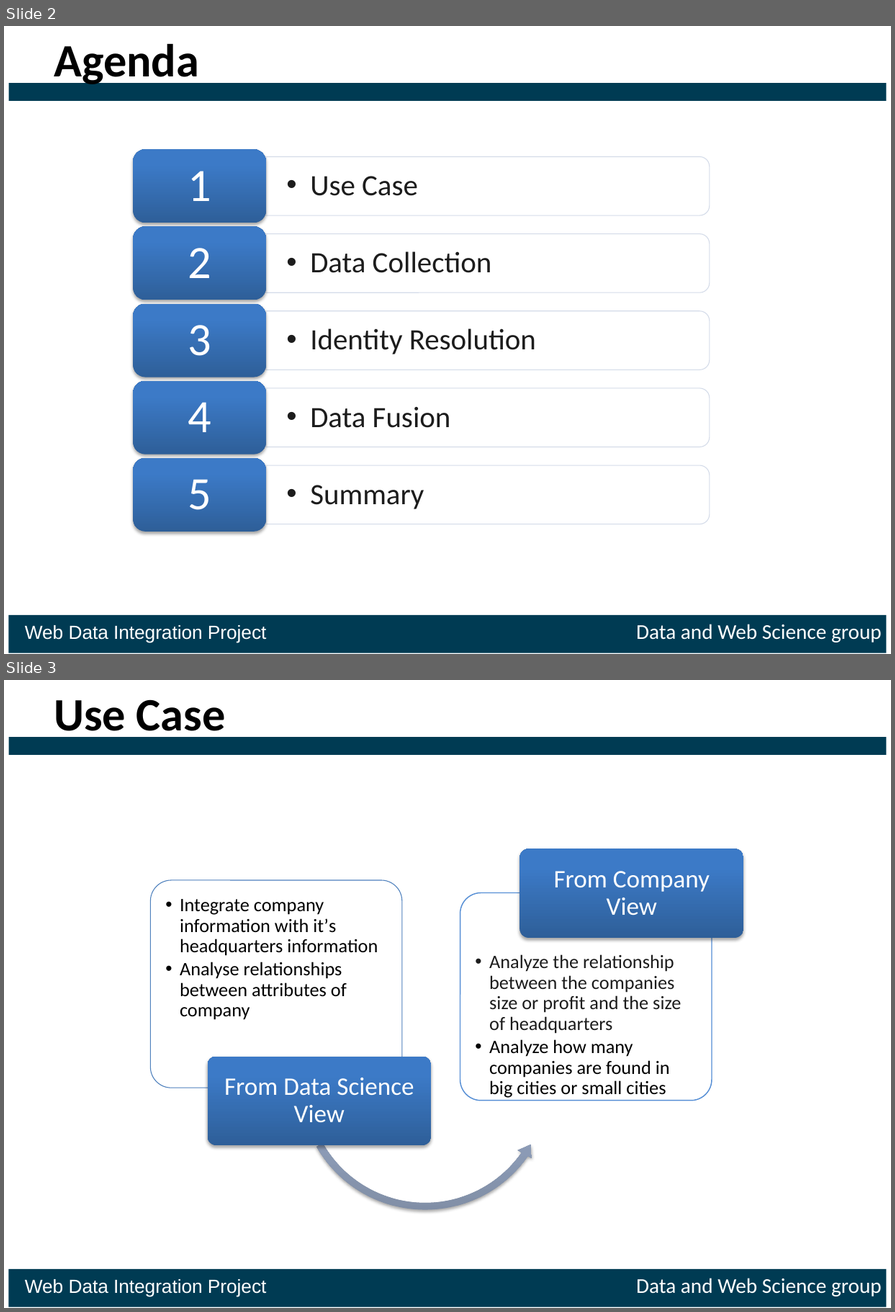
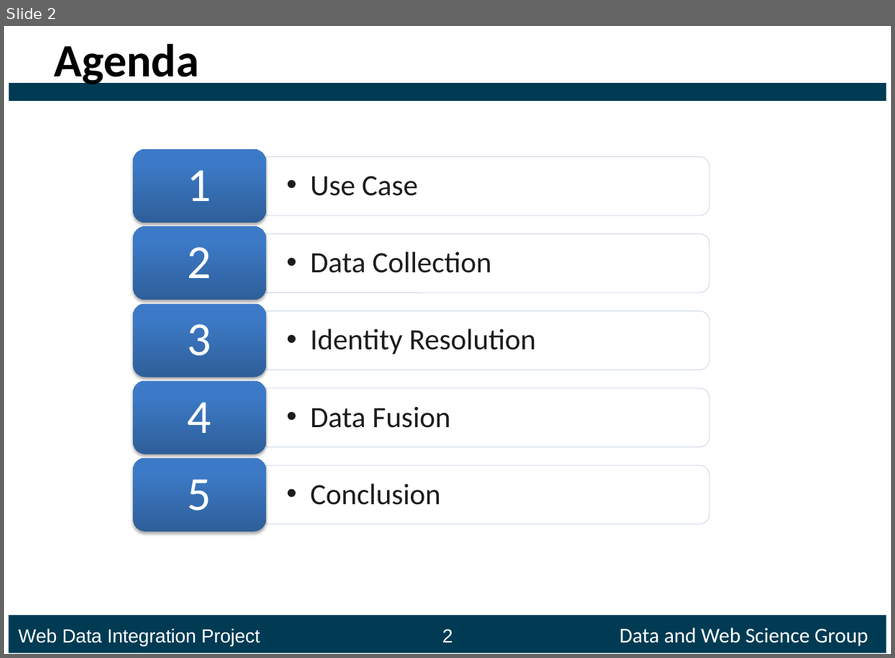
Before and after one commit to ofrendo/WebDataIntegration, a slide deck: presentation/Presentation_template.pptx. Shown one above the other, each under a label of ours: slides 2 and 3 before the commit, slide 2 after it. The pictures are 895x1312 and 895x658 pixels, drawn with LibreOffice and Linux fonts; fonts in the diff are those of the drawing. Boxes give left, top, right and bottom in pixels: in the first picture for what was removed or moved away, otherwise in the second. Text is boxed around its words. In the diff, an @@ line names an element or a change of style, - is before the commit and + after.

```diff
--- a/presentation/Presentation_template.pptx
+++ b/presentation/Presentation_template.pptx
@@ slide 3 removed at [4,680,891,1308], background #FFFFFF; not listed: 2 template elements that a slide beside it also shows @@
@@ title removed at [54,699,226,742] @@
-Use Case
@@ group removed at [150,849,744,1214]: 4 rounded rectangles, 4 texts, 1 left circular arrow @@
-  •• Integrate company information with it’s headquarters information
-  •• Analyse relationships between attributes of company
-From Data Science View
-  •• Analyze the relationship between the companies size or profit and the size of headquarters
-  •• Analyze how many companies are found in big cities or small cities
-From Company View
@@ text removed at [25,1278,882,1297] @@
-Web Data Integration Project Data and Web Science group
@@ slide 2 changed as well @@
@@ text at [310,483,440,505]: text changed @@
-  •• Summary
+  •• Conclusion
@@ text added at [18,627,868,646], 18 pt, text #FFFFFF @@
+Web Data Integration Project 2 Data and Web Science Group
@@ text removed at [25,624,882,643] @@
-Web Data Integration Project Data and Web Science group
```
Also in this commit, not shown: 5 other slides changed, 13 slides added, 6 other slides removed.
